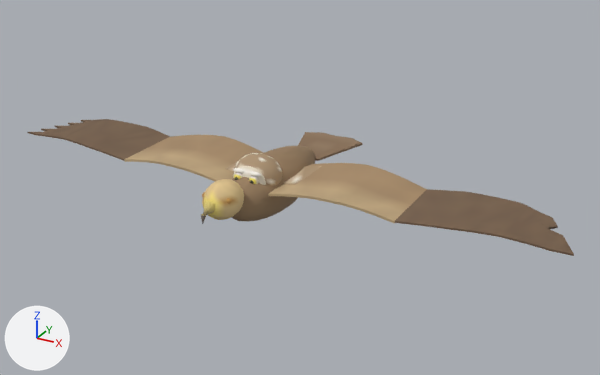
One commit to the glTF model modelos/aves.glb: the scene before it, then after it.
Before and after are seen from a 50 mm camera at (1.308, -2.197, 1.094) aimed at (0.072, 0.049, -0.03). The axes (+X, +Y, +Z) are drawn at lower left. The lights are the same throughout. The picture after the commit comes second. Where no turn or scale is listed for an object, it has been applied to the vertices.

Objects in the first picture: 'aguila_aD1', 'aguila_aD2', 'aguila_aI1', 'aguila_aI2', 'aguila_cabeza', 'aguila_cola', 'aguila_cuerpo', 'mochuelo_cabeza' and 2 more.
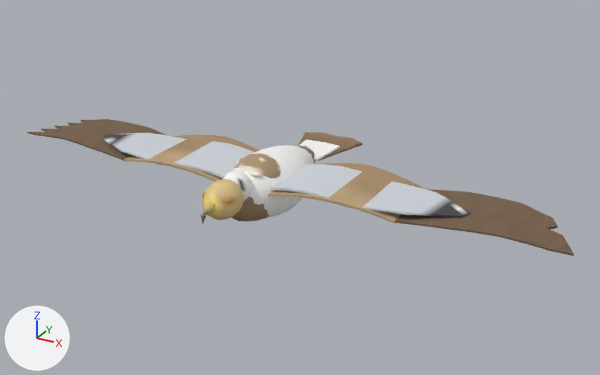
The change in detail:
Mesh me_gaviota_cuerpo is new.
It has 288 vertices, 572 faces and spans x -0.115..0.115, y -0.244..0.244, z -0.11..0.111.
It uses material mat_plumaje.
Mesh me_gaviota_cola is new.
It has 70 vertices, 136 faces and spans x -0.07..0.07, y 0.0..0.166, z -0.007..0.0.
It uses material mat_plumaje.
Mesh me_gaviota_cabeza is new.
It has 284 vertices, 552 faces and spans x -0.049..0.049, y -0.095..0.055, z -0.05..0.05.
It uses material mat_plumaje.
Mesh me_gaviota_ai2 is new.
It has 90 vertices, 176 faces and spans x -0.339..0.0, y -0.117..0.117, z -0.006..0.009.
It uses material mat_plumaje.
Mesh me_gaviota_ai1 is new.
It has 50 vertices, 96 faces and spans x -0.28..0.0, y -0.122..0.122, z -0.008..0.017.
It uses material mat_plumaje.
Mesh me_gaviota_ad2 is new.
It has 90 vertices, 176 faces and spans x 0.0..0.339, y -0.117..0.117, z -0.006..0.009.
It uses material mat_plumaje.
Mesh me_gaviota_ad1 is new.
It has 50 vertices, 96 faces and spans x 0.0..0.28, y -0.122..0.122, z -0.008..0.017.
It uses material mat_plumaje.
Object 'gaviota_cuerpo' (ob_gaviota_cuerpo) is new; it shows me_gaviota_cuerpo.
Its location is (0.0, 0.0, 0.0).
Object 'gaviota_cola' (ob_gaviota_cola) is new; it shows me_gaviota_cola.
Its location is (0.0, 0.195, 0.017).
Object 'gaviota_cabeza' (ob_gaviota_cabeza) is new; it shows me_gaviota_cabeza.
Its location is (0.0, -0.231, 0.064).
Object 'gaviota_aI2' (ob_gaviota_ai2) is new; it shows me_gaviota_ai2.
Its location is (-0.35, -0.049, 0.052).
Object 'gaviota_aI1' (ob_gaviota_ai1) is new; it shows me_gaviota_ai1.
Its location is (-0.081, -0.049, 0.052).
Object 'gaviota_aD2' (ob_gaviota_ad2) is new; it shows me_gaviota_ad2.
Its location is (0.35, -0.049, 0.052).
Object 'gaviota_aD1' (ob_gaviota_ad1) is new; it shows me_gaviota_ad1.
Its location is (0.081, -0.049, 0.052).

Location of each change, (x1, y1, x2, y2) in pixels of the pictures (600 x 375 px):
'gaviota_aD2', added: after (347, 181, 471, 218)
'gaviota_cuerpo', added: after (243, 145, 314, 218)
'gaviota_aD1', added: after (270, 164, 362, 207)
'gaviota_aI1', added: after (159, 141, 255, 178)
'gaviota_aI2', added: after (103, 133, 186, 165)
'gaviota_cola', added: after (299, 140, 340, 161)
'gaviota_cabeza', added: after (221, 171, 252, 201)
'aguila_cuerpo', unchanged, covered by the edit: (231, 146, 315, 221) in both
